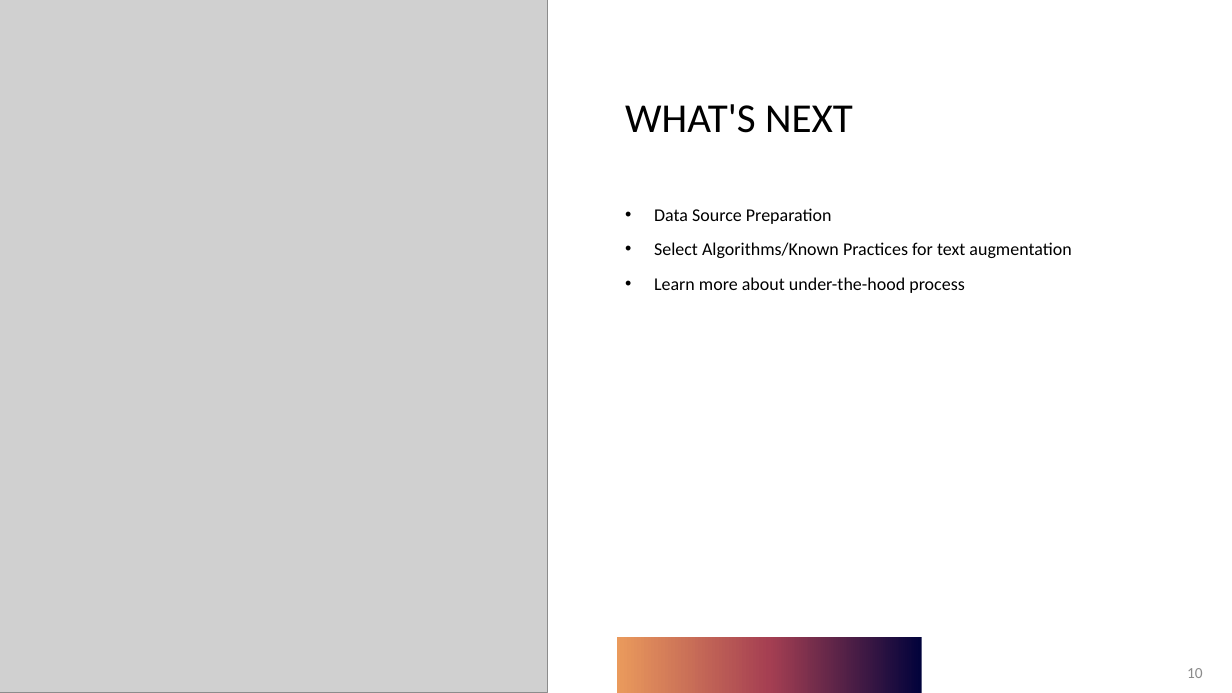
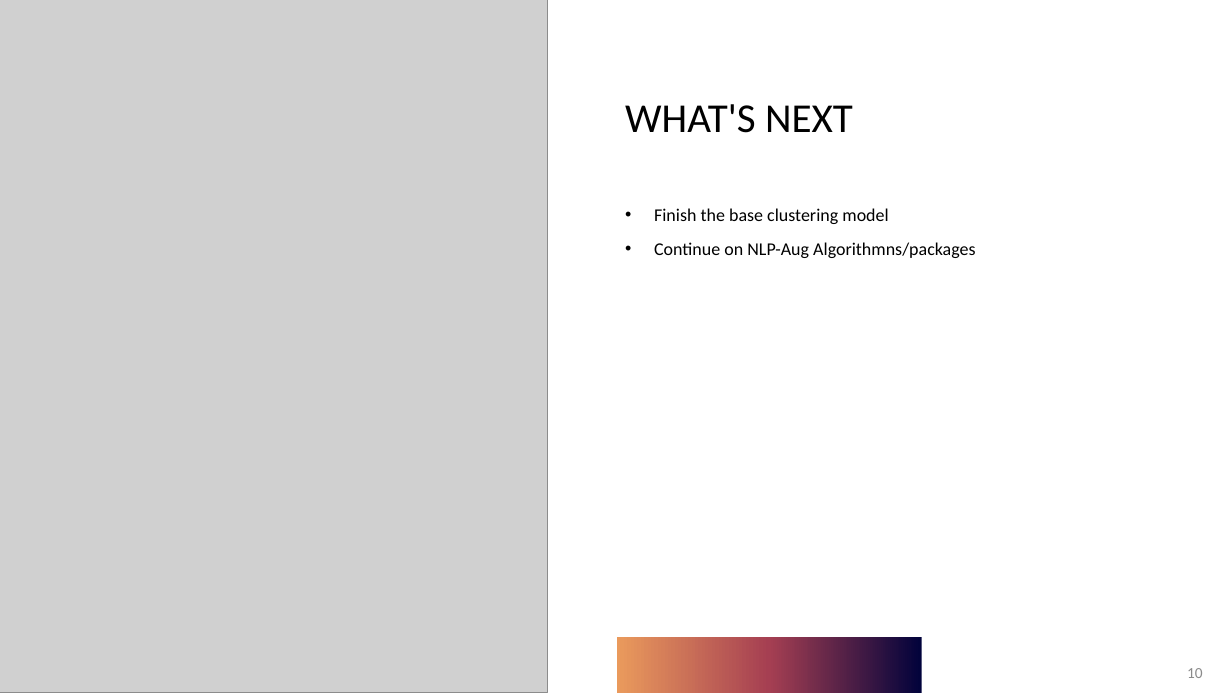
Before and after one commit to echemochek/nlp-albumentation-with-yelp-reviews, a slide deck: slide 10 of Text Albumentation.pptx. Drawn at 1232x693 pixels with LibreOffice and Linux fonts; fonts in the diff are those of the drawing; grey boxes stand for pictures. Boxes give left, top, right and bottom in pixels: in the first picture for what was removed or moved away, otherwise in the second. Text is boxed around its words. In the diff, an @@ line names an element or a change of style, - is before the commit and + after.

```diff
--- a/Text Albumentation.pptx
+++ b/Text Albumentation.pptx
@@ text at box(654, 208, 975, 258): text changed @@
-• Data Source Preparation
-• Select Algorithms/Known Practices for text augmentation
-• Learn more about under-the-hood process
+• Finish the base clustering model
+• Continue on NLP-Aug Algorithmns/packages
```
Also in this commit, not shown: 4 other slides changed, 5 slides added, 5 slides removed.
